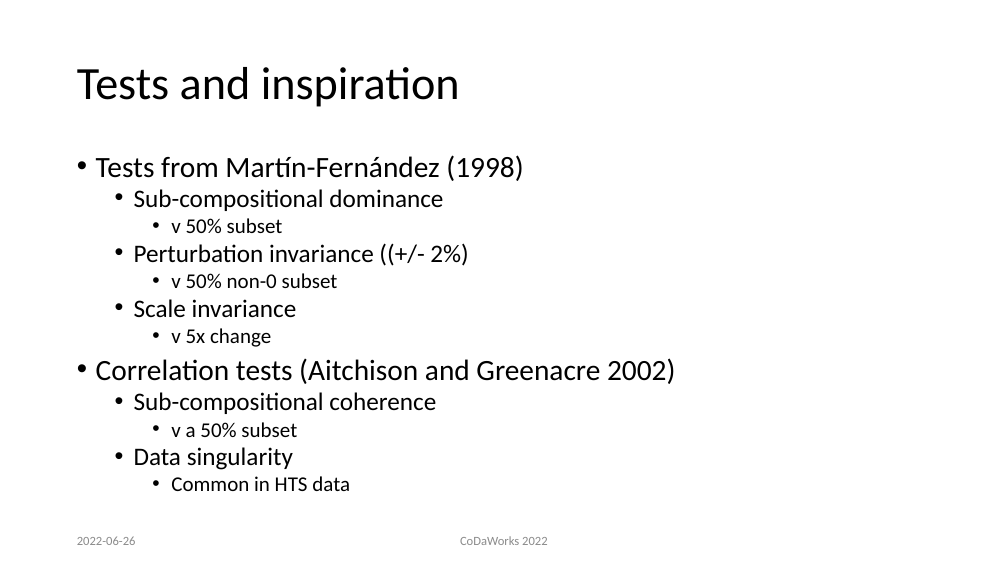
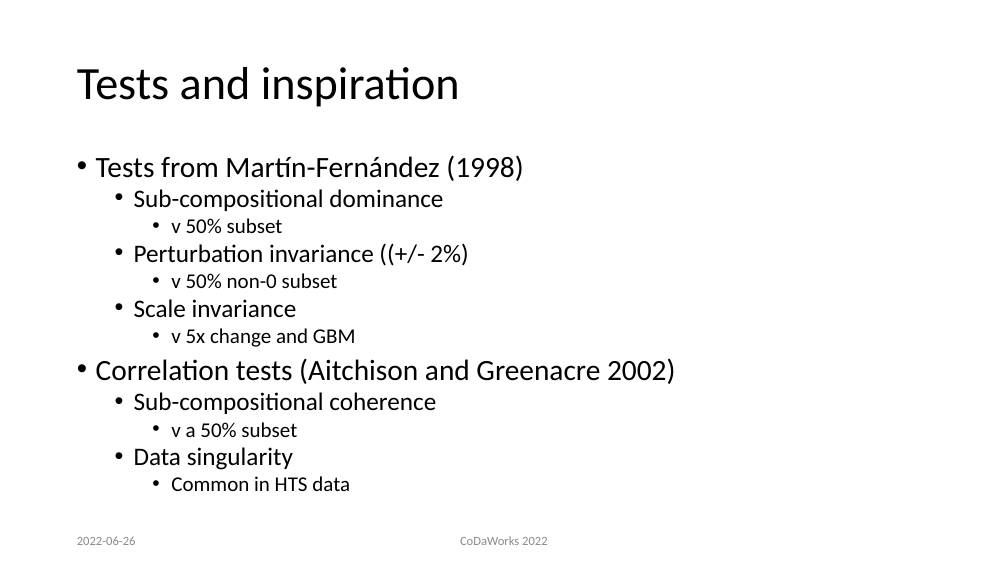
Before and after one commit to ggloor/compositions, a slide deck: slide 5 of presentations/aIc-CoDa-2022.pptx. Drawn at 1008x567 pixels with LibreOffice and Linux fonts; fonts in the diff are those of the drawing. Boxes give left, top, right and bottom in pixels: in the first picture for what was removed or moved away, otherwise in the second. Text is boxed around its words. In the diff, an @@ line names an element or a change of style, - is before the commit and + after.

```diff
--- a/presentations/aIc-CoDa-2022.pptx
+++ b/presentations/aIc-CoDa-2022.pptx
@@ text at bbox=[171, 328, 356, 347]: text changed @@
-    • v 5x change
+    • v 5x change and GBM
```
Also in this commit, not shown: 7 other slides changed, 1 slide added, 6 other files.
